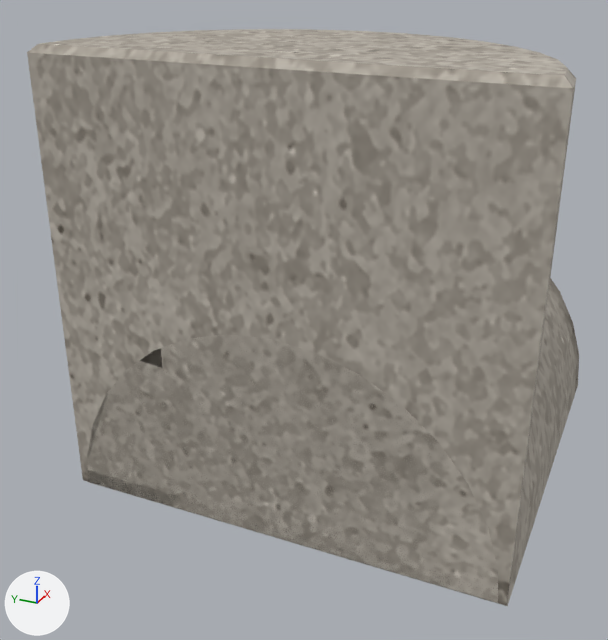
The glTF model www/models/layouts/GB_013_014_15_016_wall_side_rounded_corner.glb as it was, and as the next commit left it.
Before and after are seen from a 50 mm camera at (-1.349, -0.493, 0.89) aimed at (-0.09, 0.073, 0.261). Every picture has the same lights, and +X, +Y and +Z are marked at lower left. Vertices at the same position are counted once.

Script lines for the objects in view, before the commit:
```python
me_cylinder_003 = bpy.data.meshes.new('Cylinder.003')
me_cylinder_003.from_pydata(...)  # 204 vertices, 400 faces; spans x -0.375..0.375, y -0.375..0.375, z 0.0..0.75
me_cylinder_003.materials.append(mat_wall_tops)  # picture img_gb_wall_deco
ob_gb_013_014_15_016_wall_side_rounded_corner = bpy.data.objects.new('GB_013_014_15_016_wall_side_rounded_corner', me_cylinder_003)
ob_gb_013_014_15_016_wall_side_rounded_corner.location = (0.0, 0.0, 0.0)
```
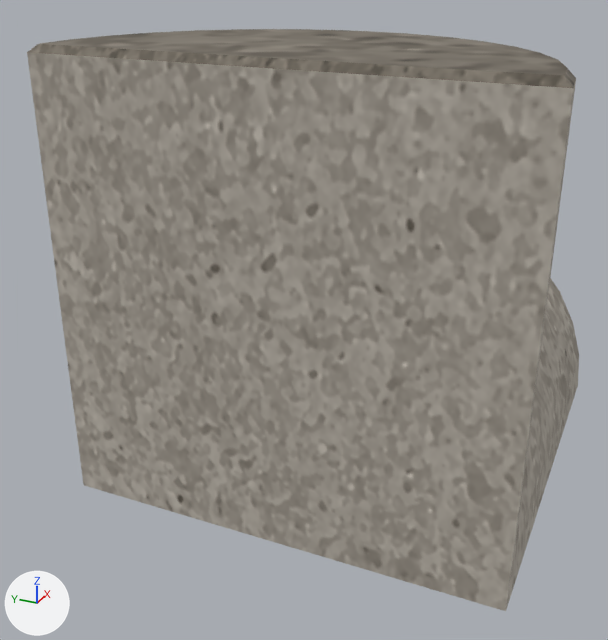
What differs and where, as boxes [x1, y1, x2, y2] in the pictures (608 x 640 px):
```json
{"object": "GB_013_014_15_016_wall_side_rounded_corner", "change": "reshaped", "before": [27, 29, 579, 606], "after": [27, 29, 579, 611]}
{"part": 1, "of": "me_cylinder_003", "change": "cut back", "before": [81, 334, 511, 606], "after": [81, 468, 511, 611]}
{"part": 2, "of": "me_cylinder_003", "change": "surface changed", "before": [27, 29, 579, 594], "after": [27, 29, 579, 594]}
```

Edits to the scene script, one JSON object a line:
```json
{"block": "me_cylinder_003", "where": "# used by ob_gb_013_014_15_016_wall_side_rounded_corner; location = (0.0, 0.0, 0.0)"}
{"op": "remove", "block": "me_cylinder_003", "code": "me_cylinder_003.from_pydata(...)  # 204 vertices, 400 faces; spans x -0.375..0.375, y -0.375..0.375, z 0.0..0.75"}
{"op": "add", "block": "me_cylinder_003", "code": "me_cylinder_003.from_pydata(...)  # 198 vertices, 362 faces; spans x -0.375..0.375, y -0.375..0.375, z 0.0..0.75"}
{"block": "me_cylinder_003", "change": "me_cylinder_003 part 1"}
{"block": "me_cylinder_003", "change": "8 vertices are removed from x -0.375..-0.364, y -0.375..0.375, z 0.0..0.011"}
{"block": "me_cylinder_003", "change": "52 faces are deleted"}
{"block": "me_cylinder_003", "change": "2 vertices are added at (-0.375, -0.375, 0.0), (-0.375, 0.375, 0.0)"}
{"block": "me_cylinder_003", "change": "14 new faces join them"}
{"block": "me_cylinder_003", "change": "me_cylinder_003 part 2: 348 kept faces spanning x -0.375..0.375, y -0.375..0.375, z 0.0..0.75 get new texture (UV) coordinates"}
```
